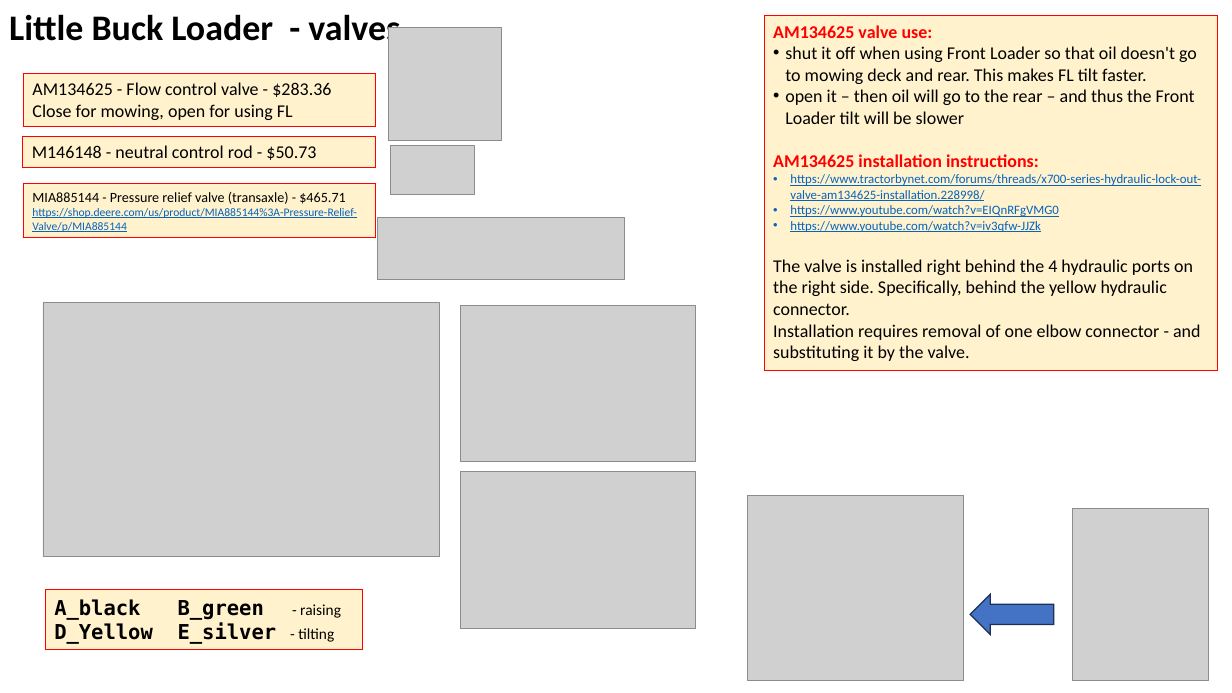
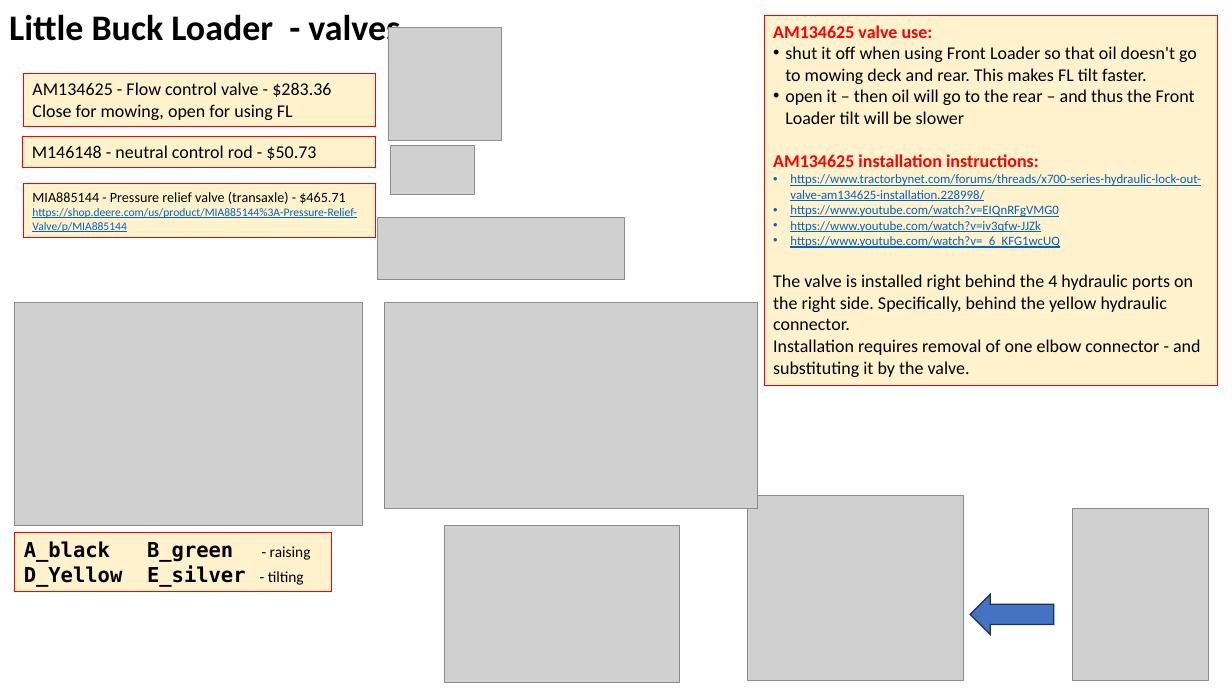
Before and after one commit to lselector/misc_farm, a slide deck: slide 5 of tractor_jd_1025r_X758.pptx. Drawn at 1232x693 pixels with LibreOffice and Linux fonts; fonts in the diff are those of the drawing; grey boxes stand for pictures. Boxes give left, top, right and bottom in pixels: in the first picture for what was removed or moved away, otherwise in the second. Text is boxed around its words. In the diff, an @@ line names an element or a change of style, - is before the commit and + after.

Commit message:
update

```diff
--- a/tractor_jd_1025r_X758.pptx
+++ b/tractor_jd_1025r_X758.pptx
@@ rectangle "AM134625 valve use:": place and size @@
-rectangle "AM134625 valve use:" at <box>764,16,1218,371</box>
+rectangle "AM134625 valve use:" at <box>764,16,1218,386</box>
@@ text in rectangle at <box>790,236,1059,248</box>: paragraph added @@
+• https://www.youtube.com/watch?v=_6_KFG1wcUQ
@@ picture: place and size @@
-picture at <box>43,302,440,556</box>
+picture at <box>15,302,362,526</box>
@@ picture added at <box>384,302,758,508</box> @@
@@ picture removed at <box>460,306,696,462</box> @@
@@ rectangle "A_black B_green - raising": place and size @@
-rectangle "A_black B_green - raising" at <box>45,591,362,650</box>
+rectangle "A_black B_green - raising" at <box>15,533,332,592</box>
@@ picture: place and size @@
-picture at <box>460,471,696,628</box>
+picture at <box>445,526,680,683</box>
```
Also in this commit, not shown: 1 slide added.
